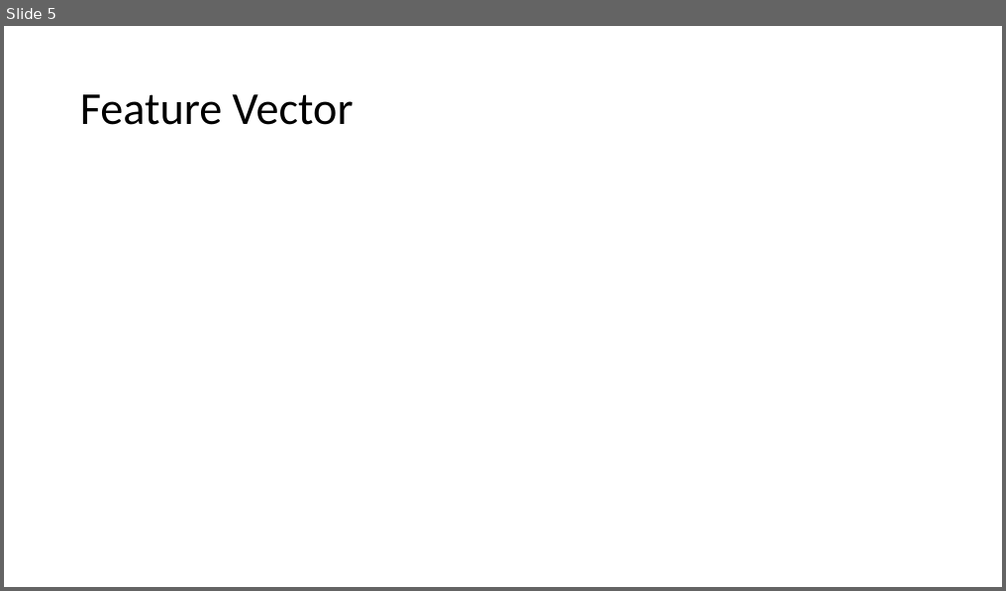
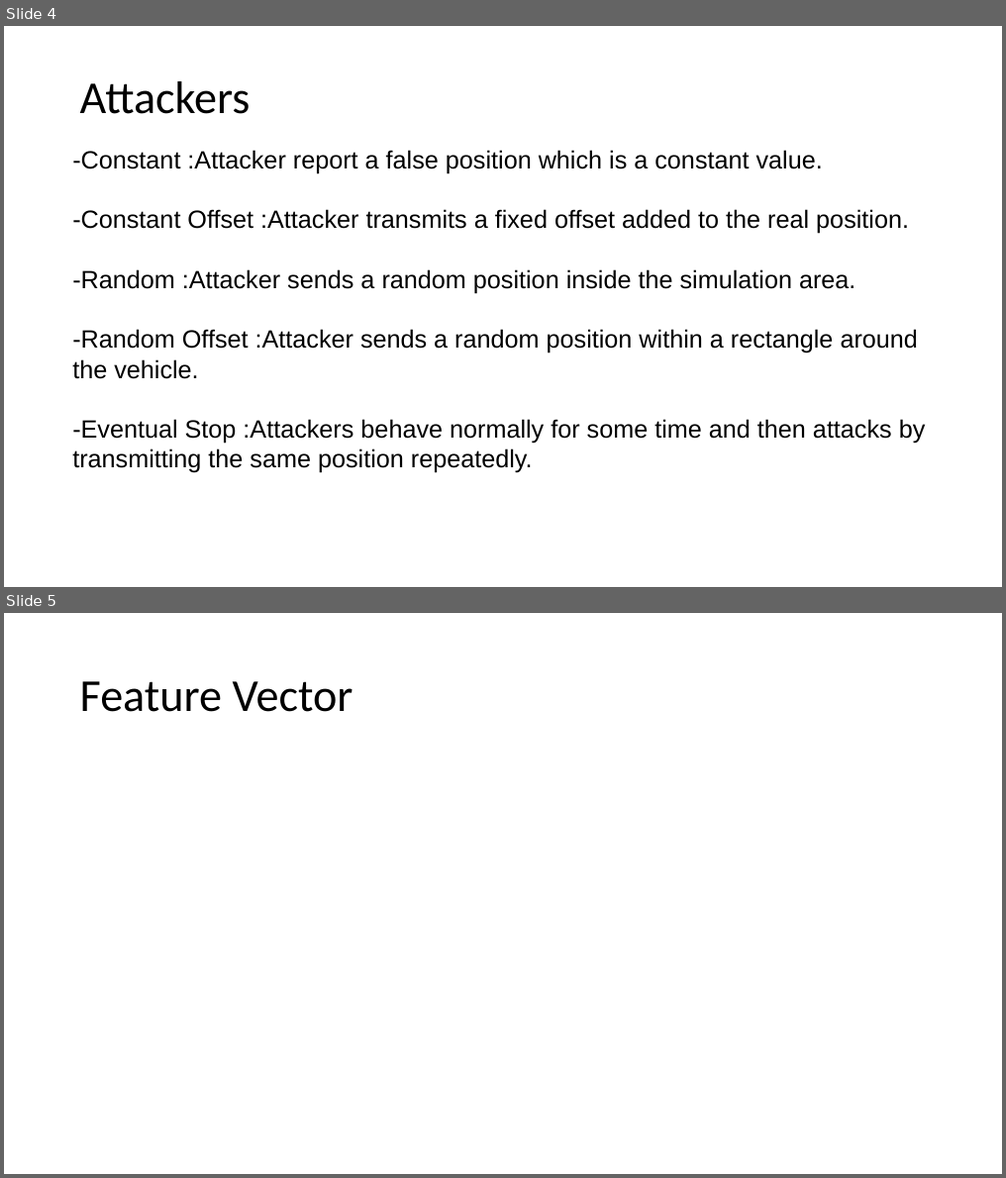
Before and after one commit to liangwangENST/SR2I208-Detection-Malicious-data, a slide deck: slide/Presentation.pptx. Shown one above the other, each under a label of ours: slide 5 before the commit, slides 4 and 5 after it. The pictures are 1006x591 and 1006x1178 pixels, drawn with LibreOffice and Linux fonts; fonts in the diff are those of the drawing. Boxes give left, top, right and bottom in pixels: in the first picture for what was removed or moved away, otherwise in the second. Text is boxed around its words. In the diff, an @@ line names an element or a change of style, - is before the commit and + after.

Commit message:
-add: compare differnt parameters -update: ppt -redict report

```diff
--- a/slide/Presentation.pptx
+++ b/slide/Presentation.pptx
@@ slide 4 added at (x1=4, y1=26, x2=1002, y2=587), background #FFFFFF @@
@@ text added at (x1=80, y1=81, x2=251, y2=114), 44 pt, text #000000 @@
+Attackers
@@ text added at (x1=72, y1=150, x2=926, y2=473), 24 pt, text #000000 @@
+-Constant :Attacker report a false position which is a constant value.
+-Constant Offset :Attacker transmits a fixed offset added to the real position.
+-Random :Attacker sends a random position inside the simulation area.
+-Random Offset :Attacker sends a random position within a rectangle around the vehicle.
+-Eventual Stop :Attackers behave normally for some time and then attacks by transmitting the same position repeatedly.
```
Also in this commit, not shown: 3 slides changed, 2 other slides added, 1 slide removed, 1 other file.
